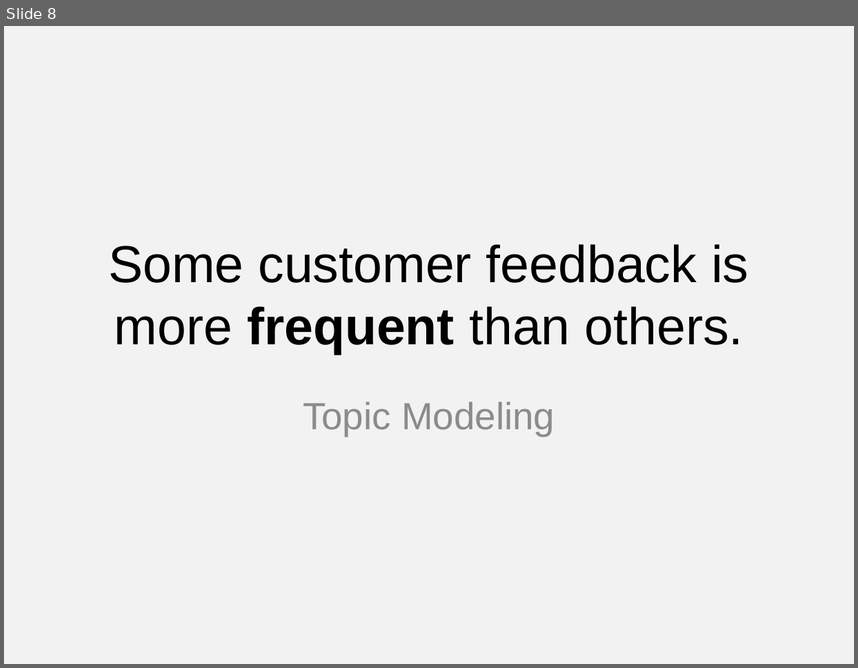
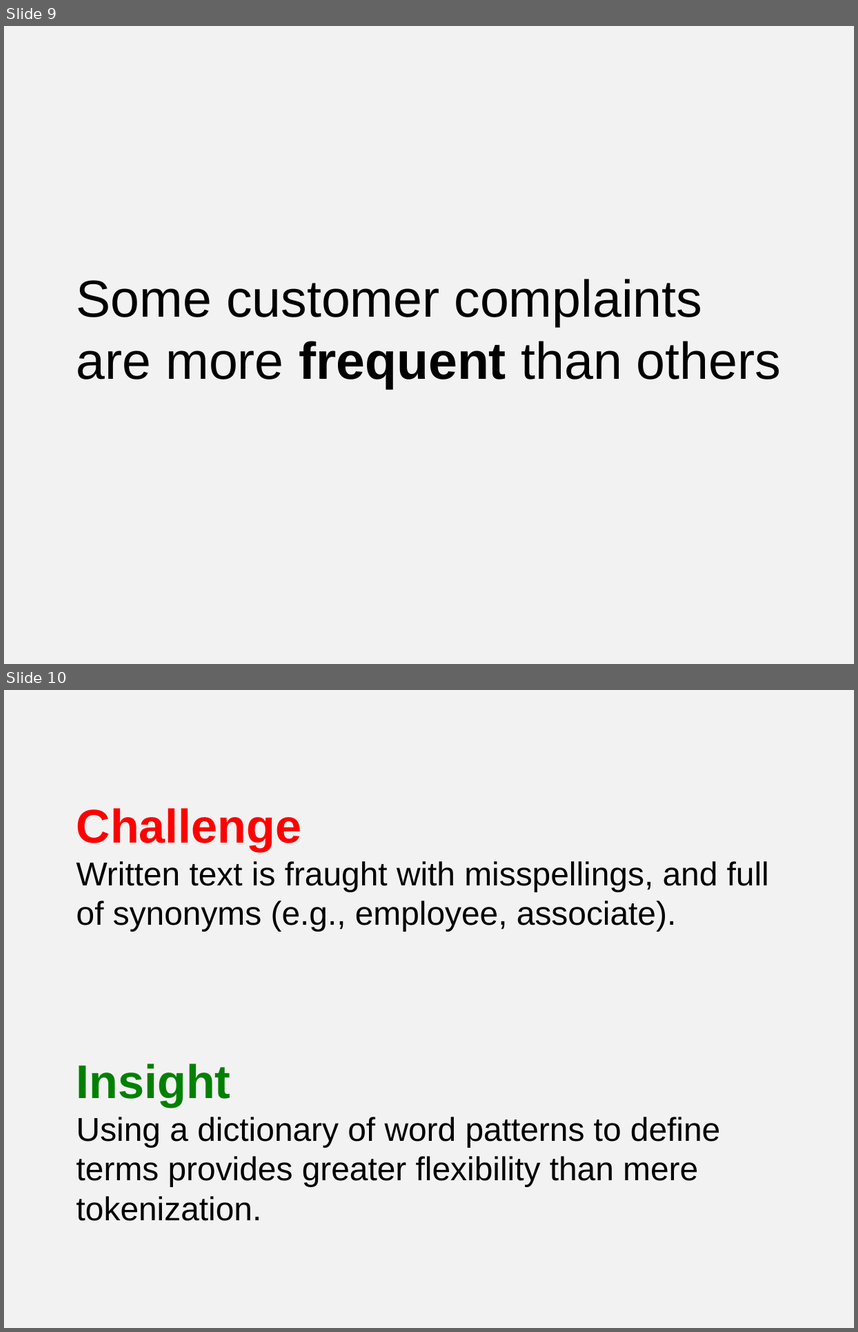
Before and after one commit to josiahdavis/earl, a slide deck: slides.pptx. Shown one above the other, each under a label of ours: slide 8 before the commit, slides 9 and 10 after it. The pictures are 858x668 and 858x1332 pixels, drawn with LibreOffice and Linux fonts; fonts in the diff are those of the drawing. Boxes give left, top, right and bottom in pixels: in the first picture for what was removed or moved away, otherwise in the second. Text is boxed around its words. In the diff, an @@ line names an element or a change of style, - is before the commit and + after.

```diff
--- a/slides.pptx
+++ b/slides.pptx
@@ slide 10 added at (4,690,854,1328), background #F2F2F2 @@
@@ title added at (76,808,769,1221), 28 pt, text #000000 @@
+Challenge
+Written text is fraught with misspellings, and full of synonyms (e.g., employee, associate).
+Insight
+Using a dictionary of word patterns to define terms provides greater flexibility than mere tokenization.
@@ what was slide 8 is now slide 9 @@
@@ slide 9 changed as well @@
@@ title at (76,279,781,388): text changed @@
-Some customer feedback is more frequent than others.
+Some customer complaints are more frequent than others
@@ subtitle removed at (303,401,555,436) @@
-Topic Modeling
```
Also in this commit, not shown: 3 other slides changed, 18 other slides added, 9 slides removed, 51 other files.
